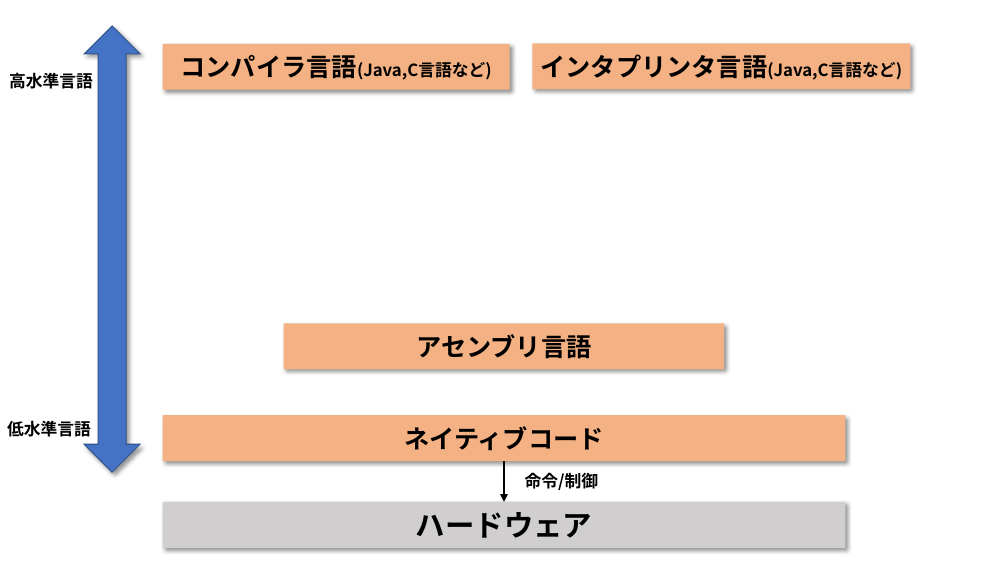
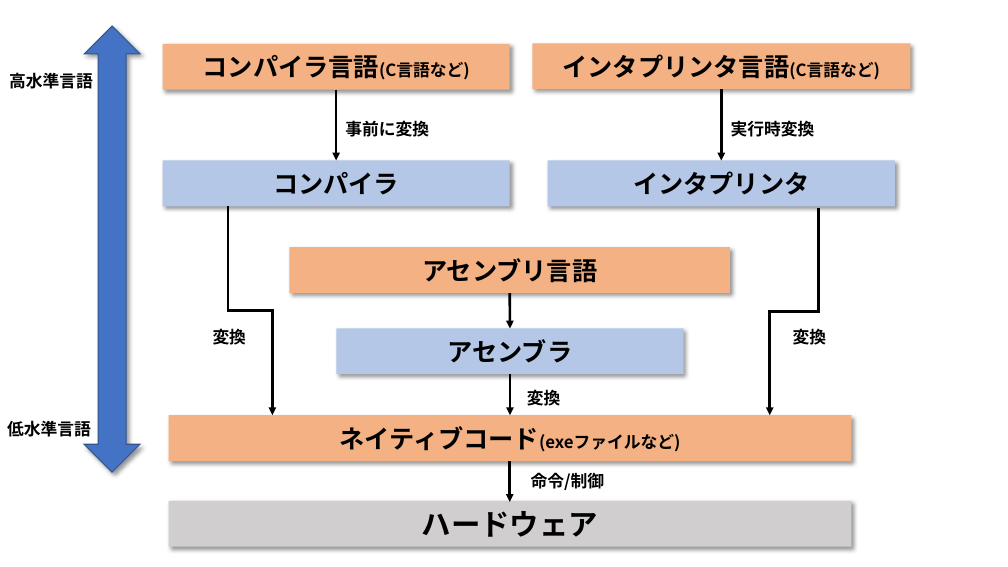
Before and after one commit to hase1108/beginner-training-reference, a slide deck: slide 1 of dev-guideline/src/docs/asciidoc/images/ProgramExecution/ProgramHierarchy.pptx. Drawn at 1008x567 pixels with LibreOffice and Linux fonts; fonts in the diff are those of the drawing. Boxes give left, top, right and bottom in pixels: in the first picture for what was removed or moved away, otherwise in the second. Text is boxed around its words. In the diff, an @@ line names an element or a change of style, - is before the commit and + after.

```diff
--- a/dev-guideline/src/docs/asciidoc/images/ProgramExecution/ProgramHierarchy.pptx
+++ b/dev-guideline/src/docs/asciidoc/images/ProgramExecution/ProgramHierarchy.pptx
@@ text in rectangle at [203,55,470,80]: text changed; size 16 to 24 pt @@
-コンパイラ言語(Java,C言語など)
+コンパイラ言語(C言語など)
@@ text in rectangle at [563,54,880,80]: text changed; size 16 to 24 pt @@
-インタプリンタ言語(Java,C言語など)
+インタプリンタ言語(C言語など)
@@ arrow added from (721, 89) to (721, 160), #000000 2.5 pt @@
@@ arrow added from (337, 90) to (337, 160), #000000 2.5 pt @@
@@ text added at [345,120,429,137], 16 pt, text #000000, bold @@
+事前に変換
@@ text added at [731,120,815,137], 16 pt, text #000000, bold @@
+実行時変換
@@ rectangle added at [163,160,510,206], fill #B4C7E7, 24 pt, text #000000, bold @@
+コンパイラ
@@ rectangle added at [548,160,895,206], fill #B4C7E7, 24 pt, text #000000, bold @@
+インタプリンタ
@@ elbow arrow added from (228, 206) to (272, 415), #000000 2.5 pt @@
@@ elbow arrow added from (818, 209) to (770, 415), #000000 2.5 pt @@
@@ rectangle "アセンブリ言語": place and size @@
-rectangle "アセンブリ言語" at [284,324,724,370]
+rectangle "アセンブリ言語" at [290,247,730,293]
@@ arrow added from (510, 293) to (510, 328), #000000 2.5 pt @@
@@ text added at [213,329,247,345], 16 pt, text #000000, bold @@
+変換
@@ rectangle added at [337,328,684,374], fill #B4C7E7, 24 pt, text #000000, bold @@
+アセンブラ
@@ text added at [793,329,827,345], 16 pt, text #000000, bold @@
+変換
@@ arrow added from (510, 374) to (510, 415), #000000 2.5 pt @@
@@ text added at [527,390,561,406], 16 pt, text #000000, bold @@
+変換
@@ text in rectangle at [340,426,680,452]: text changed; size 24 to 16 pt @@
-ネイティブコード
+ネイティブコード(exeファイルなど)
@@ 2 rectangles, 1 text, 1 arrow: place and size @@
-2 rectangles, 1 text, 1 arrow at [163,415,845,548]
+2 rectangles, 1 text, 1 arrow at [169,415,851,547]
```
Also in this commit, not shown: 4 other files.
